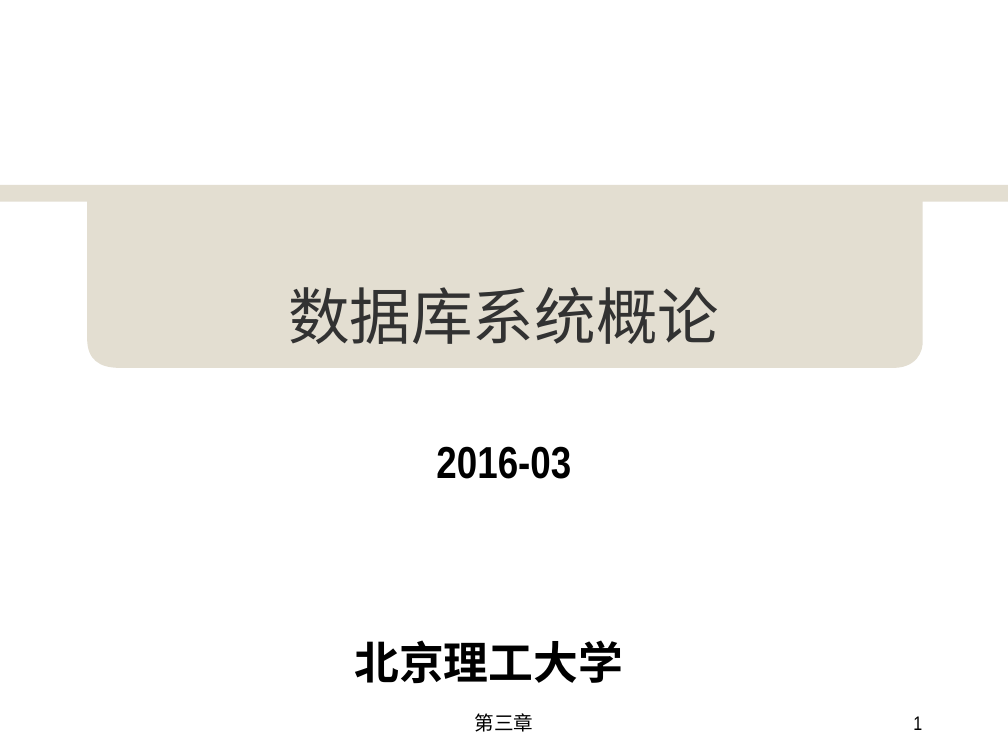
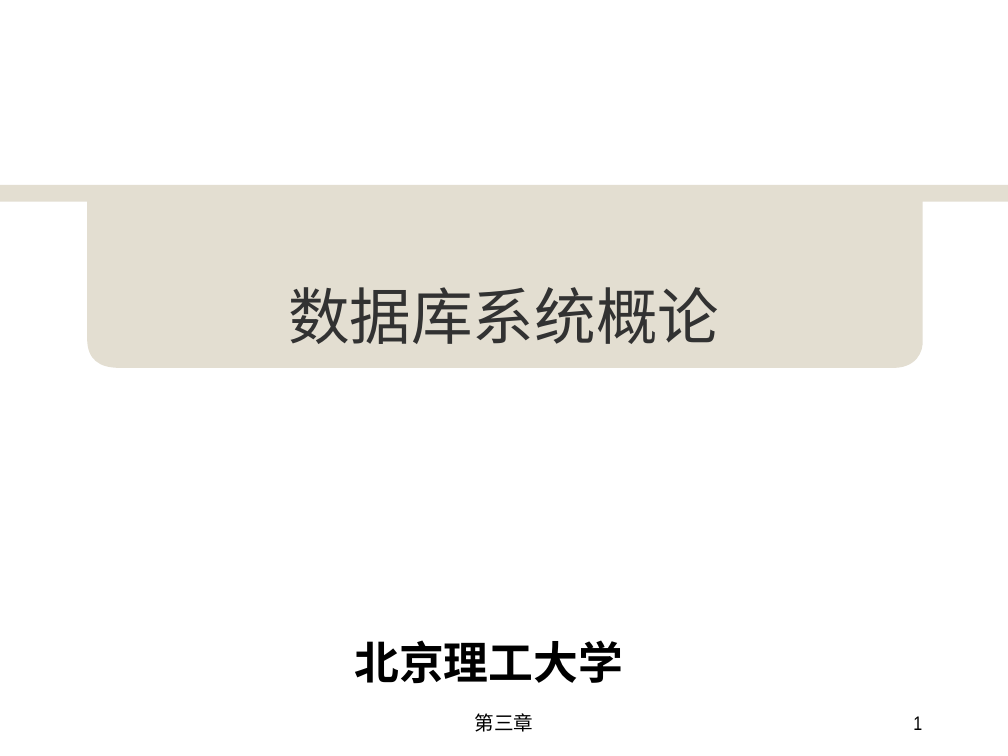
Before and after one commit to yuanba/Study, a slide deck: slide 1 of MySQL/DB-ppt/3关系数据库.ppt. Drawn at 1008x756 pixels with LibreOffice and Linux fonts; fonts in the diff are those of the drawing; background and template pictures are left out. Boxes give left, top, right and bottom in pixels: in the first picture for what was removed or moved away, otherwise in the second. Text is boxed around its words. In the diff, an @@ line names an element or a change of style, - is before the commit and + after.

```diff
--- a/MySQL/DB-ppt/3关系数据库.ppt
+++ b/MySQL/DB-ppt/3关系数据库.ppt
@@ subtitle removed at (x1=436, y1=446, x2=571, y2=479) @@
-2016-03
```
Also in this commit, not shown: 80 other slides changed, 28 other files.
